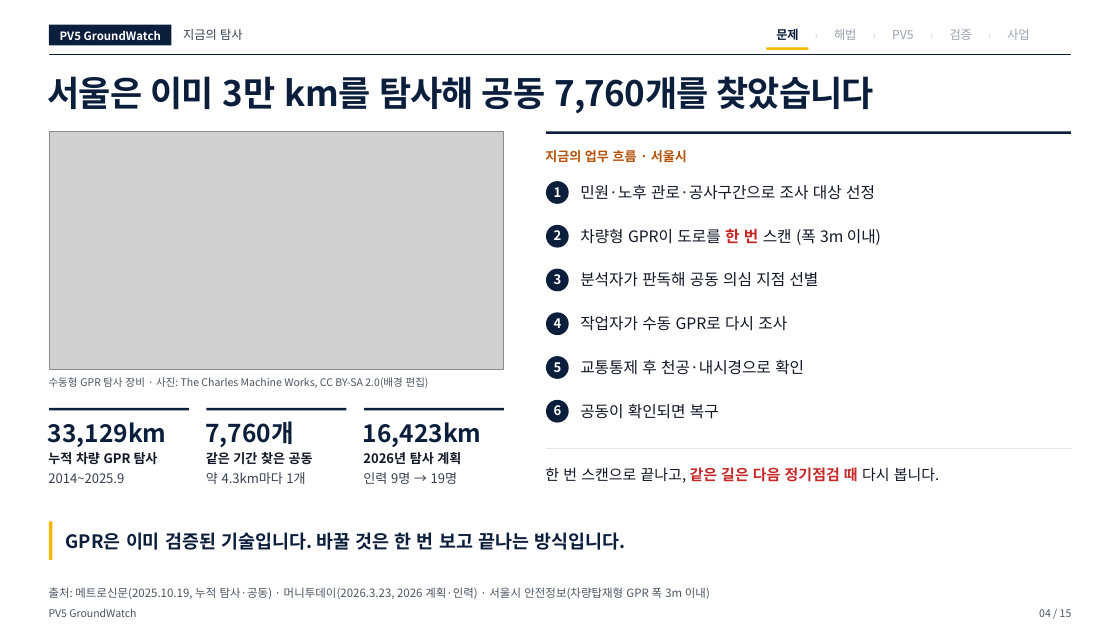
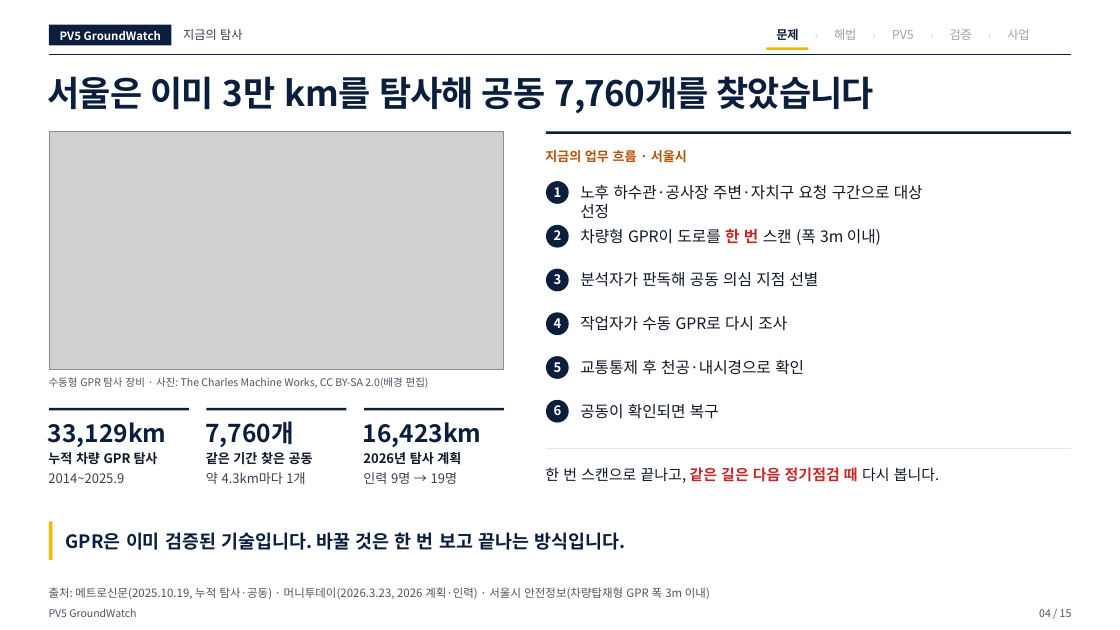
Before and after one commit to woojin-choe/pv5-hose-lab, a slide deck: slide 4 of ppt_all/PV5_GroundWatch_10_23.pptx. Drawn at 1120x630 pixels with LibreOffice and Linux fonts; fonts in the diff are those of the drawing; grey boxes stand for pictures. Boxes give left, top, right and bottom in pixels: in the first picture for what was removed or moved away, otherwise in the second. Text is boxed around its words. In the diff, an @@ line names an element or a change of style, - is before the commit and + after.

```diff
--- a/ppt_all/PV5_GroundWatch_10_23.pptx
+++ b/ppt_all/PV5_GroundWatch_10_23.pptx
@@ text at (x1=580, y1=185, x2=923, y2=219): text changed @@
-민원·노후 관로·공사구간으로 조사 대상 선정
+노후 하수관·공사장 주변·자치구 요청 구간으로 대상 선정
```
Also in this commit, not shown: 10 other slides changed, 21 other files.
